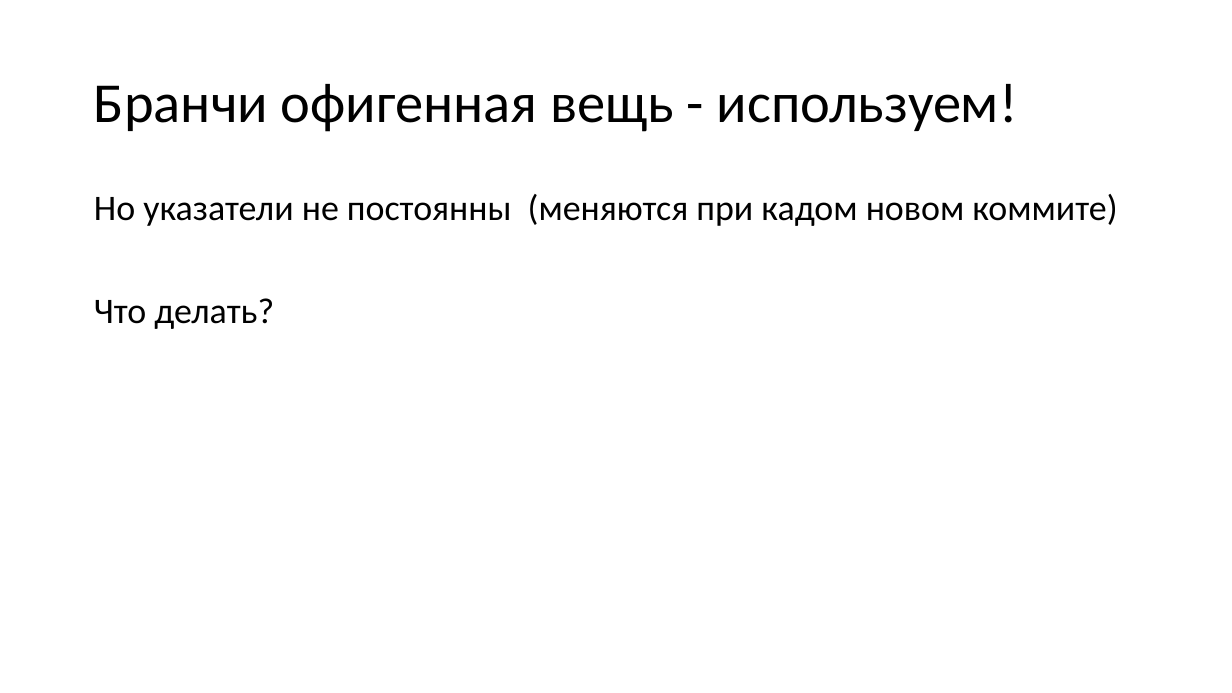
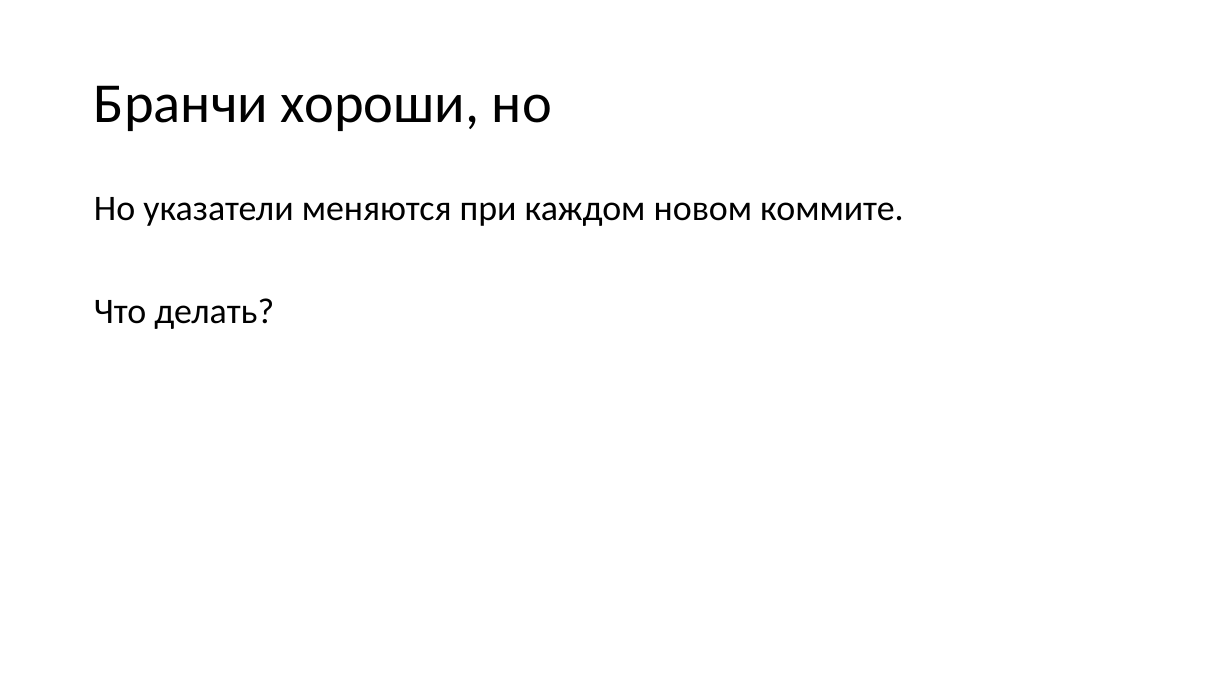
Before and after one commit to dzmitry-varabei/front-end-course, a slide deck: slide 31 of git-commit-code-review/Presentation1.pptx. Drawn at 1232x693 pixels with LibreOffice and Linux fonts; fonts in the diff are those of the drawing. Boxes give left, top, right and bottom in pixels: in the first picture for what was removed or moved away, otherwise in the second. Text is boxed around its words. In the diff, an @@ line names an element or a change of style, - is before the commit and + after.

```diff
--- a/git-commit-code-review/Presentation1.pptx
+++ b/git-commit-code-review/Presentation1.pptx
@@ title at (94,85,552,131): text changed @@
-Бранчи офигенная вещь - используем!
+Бранчи хороши, но
@@ text at (94,197,903,226): text changed @@
-Но указатели не постоянны (меняются при кадом новом коммите)
+Но указатели меняются при каждом новом коммите.
```
Also in this commit, not shown: 11 other slides changed, 10 slides added, 5 slides removed, 3 other files.
